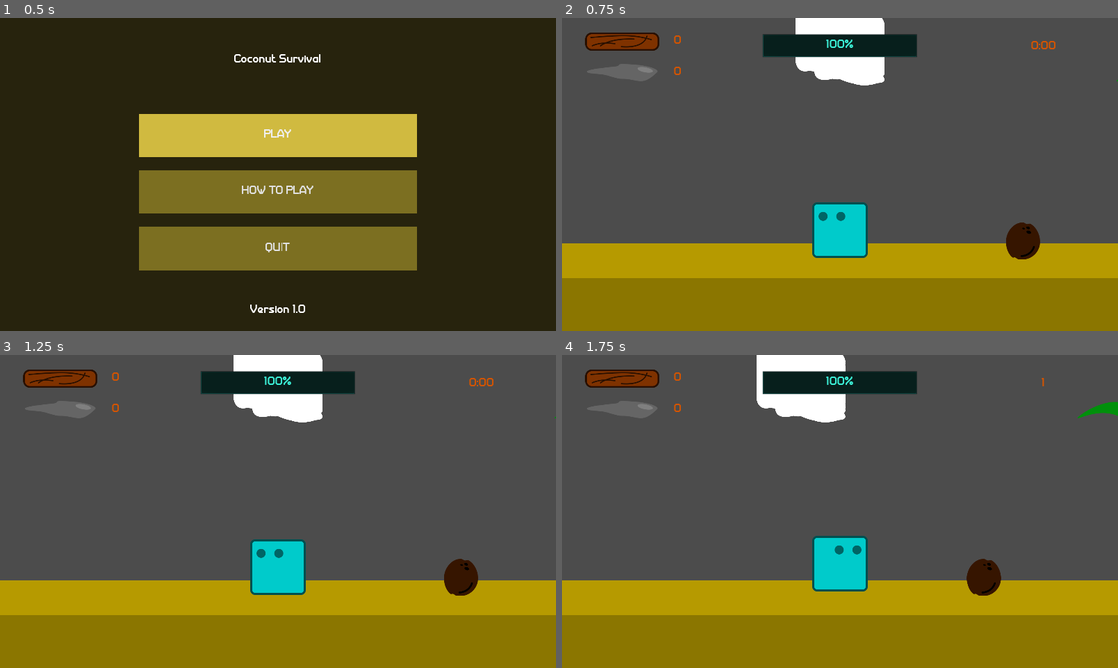
Above: before the commit, frames 1-4 (two rows, left to right).
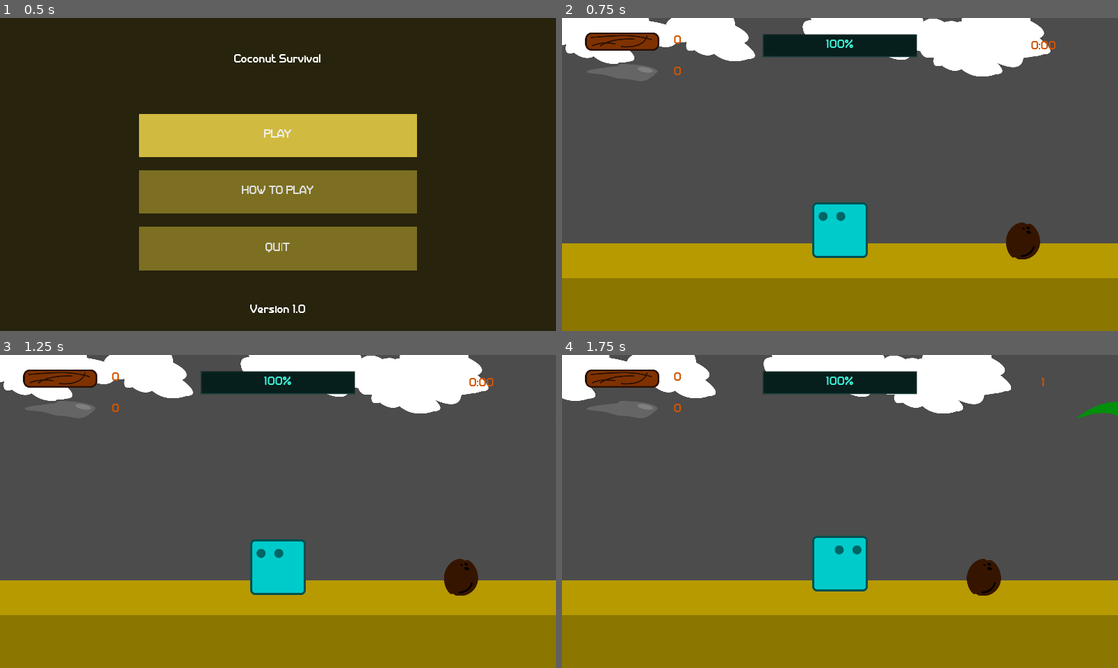
Above: after the commit, the same moments.

Repository: AlixBarreaux/coconut-survival
Game: Godot game, scene res://GUI/Main Menu/MainMenu.tscn
Same seed, same stepped clock (60 frames per second), same inputs: the game is played once before the commit and once after it. Sound files missing from this copy of the repository are replaced by a short silence.
Inputs:
- Up to frame 1 (0.5 s): no input
- Up to frame 2 (0.75 s): click "PLAY" at 0.5 s
- Up to frame 3 (1.25 s): no input
- Up to frame 4 (1.75 s): tap Enter at 1.25 s; hold D (move_right) from 1.28 s (still down); tap Space (attack) at 1.35 s

Frame 1 is identical in both runs. In frame 2, 8.1% of the frame differs, in the area x 0-88%, y 0-22%; in frame 3, 8.1%; in frame 4, 7.0%.

Commit message:
Fix error overflowing the debugger with animations not being found when the player enters the scene

Diff:
--- a/Creatures/Player/Player.gd
+++ b/Creatures/Player/Player.gd
@@ -24,6 +24,8 @@
 	# Set the creature's health to max health
 	set_current_health(max_health)
 
+	self.rotate_tools_to_left()
+
 func set_tool_mode_to_false() -> void:
 	can_use_tool = false
 
@@ -113,7 +115,7 @@
 			item.get_child(1).position = $HeldItemsPositions/LeftSlot.get_position()
 			selected_tool_animation = tools_animations[0]
 			Events.emit_signal("tool_animation_selected", selected_tool_animation)
-#			print("Selected animation: ", selected_tool_animation)
+			print("Selected animation: ", selected_tool_animation)
 
 
 # Flip items and self right
@@ -123,7 +125,7 @@
 			item.get_child(1).position = $HeldItemsPositions/RightSlot.get_position()
 			selected_tool_animation = tools_animations[1]
 			Events.emit_signal("tool_animation_selected", selected_tool_animation)
-#			print("Selected animation: ", selected_tool_animation)
+			print("Selected animation: ", selected_tool_animation)
 
 
 func get_action_inputs() -> void:
--- a/HeldItem/Axe/Axe.gd
+++ b/HeldItem/Axe/Axe.gd
@@ -14,7 +14,7 @@
 
 # --------------------------    DECLARE FUNCTIONS     --------------------------
 
-var choosen_animation : String
+onready var choosen_animation : String
 func choose_animation(animation_name : String) -> void:
 	choosen_animation = animation_name
 
@@ -23,6 +23,7 @@
 	if "PalmTree" in body.name:
 		self.show()
 		$AnimationPlayer.play(choosen_animation)
+#		$AnimationPlayer.call_deferred("play", choosen_animation)
 		collided_body = body
 		print("Entered! Collided body: ", collided_body.name)
 
--- a/HeldItem/Axe/Axe.tscn
+++ b/HeldItem/Axe/Axe.tscn
@@ -196,8 +196,7 @@
 [node name="Sprite" parent="." index="0"]
 scale = Vector2( 1, 1 )
 texture = ExtResource( 3 )
-offset = Vector2( 45, 0 )
-flip_h = true
+offset = Vector2( -45, 0 )
 
 [node name="CollisionShape2D" parent="." index="1"]
 position = Vector2( 87, 0 )
@@ -214,9 +213,9 @@
 [node name="Label" type="Label" parent="." index="4"]
 visible = false
 self_modulate = Color( 0.486275, 0.168627, 0, 1 )
-margin_left = 130.0
+margin_left = -150.0
 margin_top = -130.0
-margin_right = 170.0
+margin_right = -110.0
 margin_bottom = -89.0
 theme = ExtResource( 6 )
 custom_fonts/font = ExtResource( 5 )
@@ -224,6 +223,7 @@
 __meta__ = {
 "_edit_use_anchors_": false
 }
+
 [connection signal="body_entered" from="." to="." method="_on_Axe_body_entered"]
 [connection signal="body_exited" from="." to="." method="_on_Axe_body_exited"]
 [connection signal="animation_finished" from="AnimationPlayer" to="." method="_on_AnimationPlayer_animation_finished"]
--- a/HeldItem/Faucet/Faucet.gd
+++ b/HeldItem/Faucet/Faucet.gd
@@ -13,6 +13,7 @@
 func _ready() -> void:
 	self.hide()
 	Events.connect("tool_animation_selected", self, "choose_animation")
+
 
 func _physics_process(delta : float) -> void:
 	pass
--- a/HeldItem/Pickaxe/Pickaxe.tscn
+++ b/HeldItem/Pickaxe/Pickaxe.tscn
@@ -198,6 +198,7 @@
 __meta__ = {
 "_edit_use_anchors_": false
 }
+
 [connection signal="body_entered" from="." to="." method="_on_Pickaxe_body_entered"]
 [connection signal="body_exited" from="." to="." method="_on_Pickaxe_body_exited"]
 [connection signal="animation_finished" from="AnimationPlayer" to="." method="_on_AnimationPlayer_animation_finished"]
--- a/Mechanics/Sky.gd
+++ b/Mechanics/Sky.gd
@@ -31,11 +31,11 @@
 
 	for cloud in range (0, cloud_amount):
 		cloud_instance = CLOUD_PRELOAD.instance()
+		self.add_child(cloud_instance)
 		randomize_cloud_position()
 		cloud_instance.global_position.x = random_position_x
 		cloud_instance.global_position.y = random_position_y
 
-		self.add_child(cloud_instance)
 
 var position_x_randomizer = RandomNumberGenerator.new()
 export var min_cloud_edge : int = -11000
--- a/NaturalResources.gd
+++ b/NaturalResources.gd
@@ -41,16 +41,15 @@
 #		print("Tree generated at: ", random_spawn_position)
 
 		palm_tree_instance = PALM_TREE_PRELOAD.instance()
+		self.add_child(palm_tree_instance)
 		palm_tree_instance.global_position = random_spawn_position
 		palm_tree_instance.name = str("PalmTree", generated_tree)
 
-		self.add_child(palm_tree_instance)
-
 		coconut_instance = COCONUT_PRELOAD.instance()
+		self.add_child(coconut_instance)
 		coconut_instance.global_position = random_spawn_position
 		coconut_instance.global_position.y = 0
 		coconut_instance.name = str("Coconut", generated_tree)
-		self.add_child(coconut_instance)
 
 #	print("Total trees generated: ", tree_amount)
 
--- a/project.godot
+++ b/project.godot
@@ -88,6 +88,8 @@
 
 window/size/width=1920
 window/size/height=1080
+window/size/test_width=1280
+window/size/test_height=720
 window/stretch/mode="2d"
 window/stretch/aspect="keep"
 
